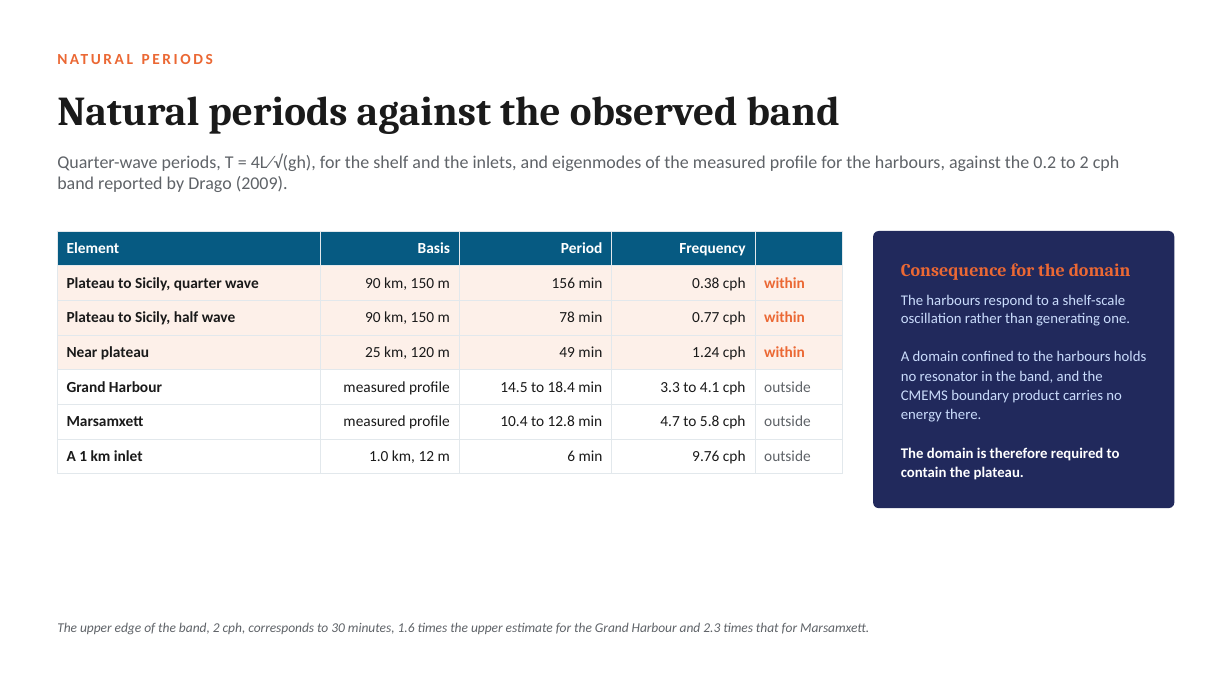
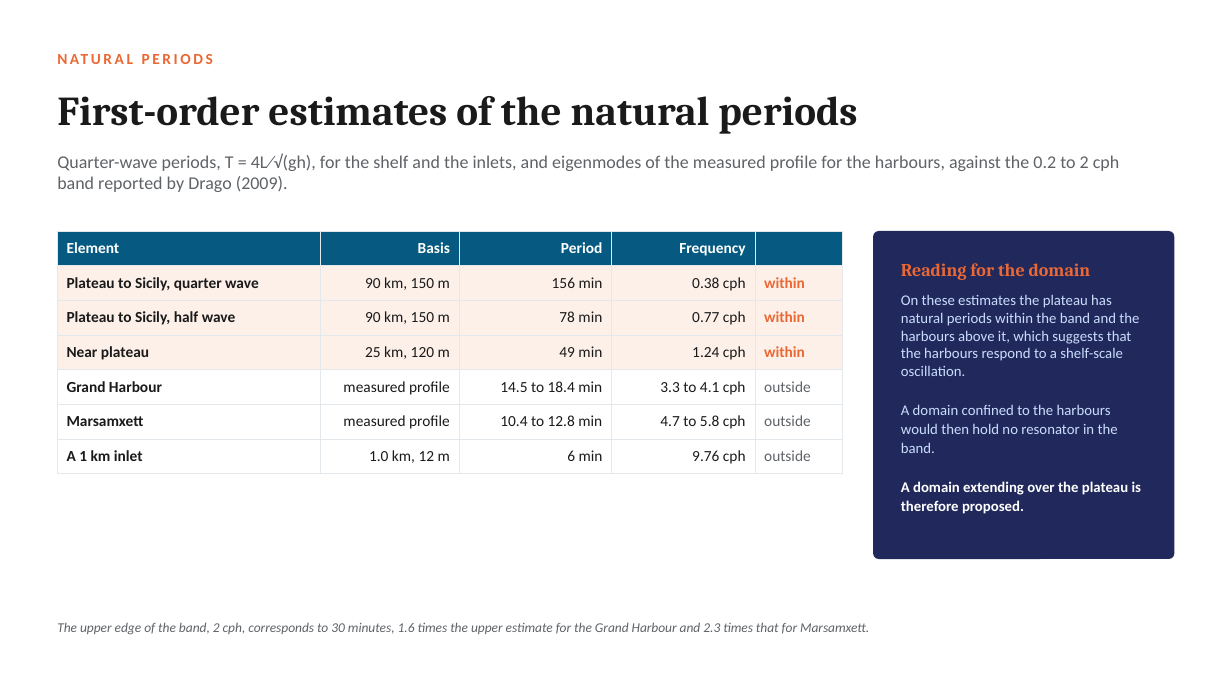
Before and after one commit to cicero-martins/MaltaDT, a slide deck: slide 5 of docs/valletta_model_concept_2026-10-08.pptx. Drawn at 1232x693 pixels with LibreOffice and Linux fonts; fonts in the diff are those of the drawing. Boxes give left, top, right and bottom in pixels: in the first picture for what was removed or moved away, otherwise in the second. Text is boxed around its words. In the diff, an @@ line names an element or a change of style, - is before the commit and + after.

Commit message:
docs(deck): state the results of the full deck as preliminary
The full deck presented one-dimensional estimates, a single-gauge
spectrum and an idealised boundary test as settled findings. The wording
now matches the short version: estimates as estimates, the domain and
the design as proposals, the readings of the Senglea spectrum as
provisional, and the boundary as a working configuration. The cover
edited in PowerPoint is carried over by copy_deck_cover.ps1.

```diff
--- a/docs/valletta_model_concept_2026-10-08.pptx
+++ b/docs/valletta_model_concept_2026-10-08.pptx
@@ text at (x1=57, y1=96, x2=562, y2=126): text changed @@
-Natural periods against the observed band
+First-order estimates of the natural periods
@@ rounded rectangle resized from (x1=873, y1=231, x2=1175, y2=508) to (x1=873, y1=231, x2=1175, y2=559) @@
@@ rounded rectangle at (x1=873, y1=231, x2=1175, y2=559): proportions changed @@
@@ text at (x1=901, y1=263, x2=1091, y2=280): text changed @@
-Consequence for the domain
+Reading for the domain
@@ text at (x1=901, y1=294, x2=1141, y2=514): text changed @@
-The harbours respond to a shelf-scale oscillation rather than generating one.
-A domain confined to the harbours holds no resonator in the band, and the CMEMS boundary product carries no energy there.
-The domain is therefore required to contain the plateau.
+On these estimates the plateau has natural periods within the band and the harbours above it, which suggests that the harbours respond to a shelf-scale oscillation.
+A domain confined to the harbours would then hold no resonator in the band.
+A domain extending over the plateau is therefore proposed.
```
Also in this commit, not shown: 14 other slides changed, 1 other file.
